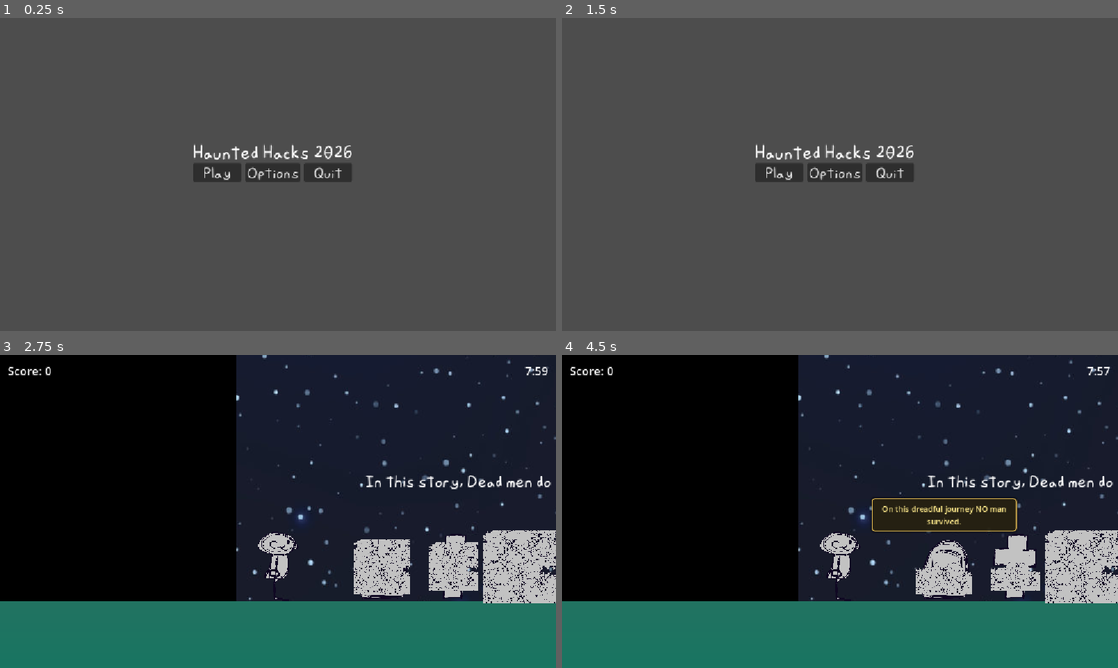
Above: before the commit, frames 1-4 (two rows, left to right).
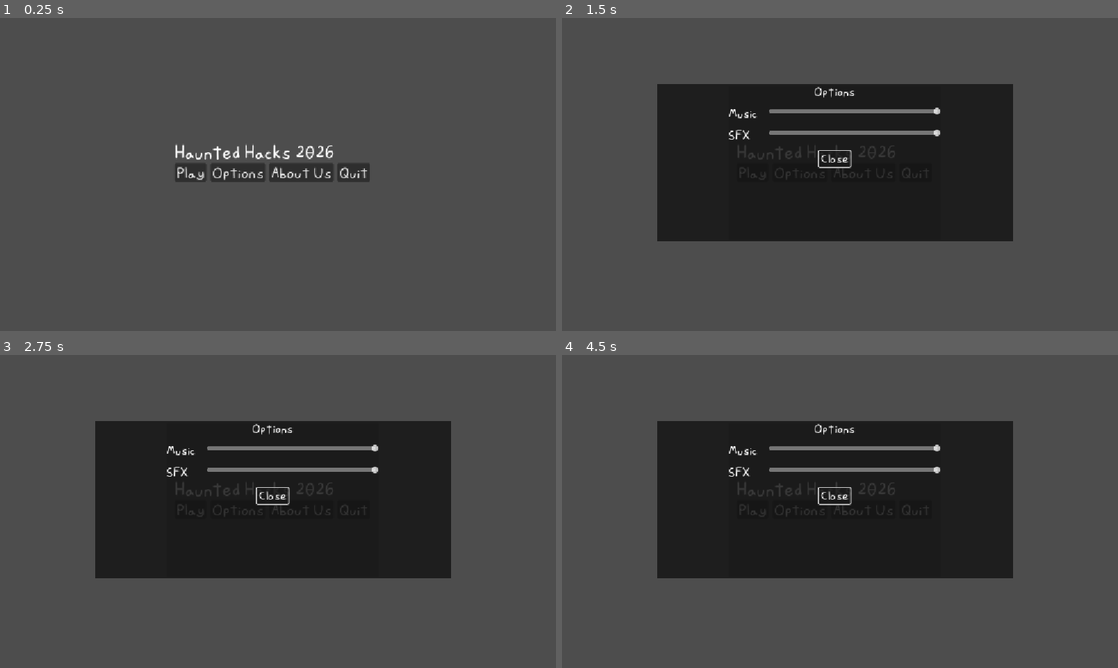
Above: after the commit, the same moments.

Repository: jlerman-wq/OCC-Hacks-2026
Game: Godot game, scene res://Scenes/MainMenu.tscn
Two runs of this game, one before a commit and one after it. Both use one fixed random seed, a clock stepped at 60 frames per second and the inputs below.
Inputs (mouse positions are in pixels of both pictures, inside the frame that each line leads up to):
- Up to frame 1 (0.25 s): no input
- Up to frame 2 (1.5 s): click "Options" at 0.5 s; click (862, 171) at 1.25 s, where only the run after the commit has a clickable "About Us"
- Up to frame 3 (2.75 s): click "Play" at 2 s
- Up to frame 4 (4.5 s): click (751, 508) at 2.75 s, where only the run after the commit has a clickable "Play"; drag from (945, 567) to (895, 442) at 3.52 s; drag from (1017, 567) to (812, 574) at 4.27 s

The runs differ from the first frame. In frame 1, 1.6% of the frame differs, in the area x 31-67%, y 40-53%; in frame 2, 31%; in frame 3, 84%; in frame 4, 84%, in the area x 0-100%, y 0-100%.

Commit message:
.75

Diff:
--- a/occ-hacks-project/Scenes/Levels/Level 4/room_4.tscn
+++ b/occ-hacks-project/Scenes/Levels/Level 4/room_4.tscn
@@ -239,8 +239,8 @@
 one_way_collision_margin = 10.0
 
 [node name="Transition_Trigger" parent="." unique_id=446455213 instance=ExtResource("2_a0xj3")]
-position = Vector2(2772, 440)
-target_scene = ExtResource("3_fclrv")
+position = Vector2(2703, 432)
+target_scene_path = "res://Scenes/The_End.tscn"
 
 [node name="Player" parent="." unique_id=764694766 instance=ExtResource("3_o24b0")]
 position = Vector2(111, 479)
--- a/occ-hacks-project/Scenes/MainMenu.tscn
+++ b/occ-hacks-project/Scenes/MainMenu.tscn
@@ -2,6 +2,8 @@
 
 [ext_resource type="Script" uid="uid://jygq7qbb7d4p" path="res://Scripts/menu.gd" id="1_tt5f1"]
 [ext_resource type="FontFile" uid="uid://dixj1vsepesu2" path="res://Assets/Font/Lilenthtype-Regular.ttf" id="2_853f1"]
+[ext_resource type="PackedScene" path="res://Scenes/UI/OptionsPanel.tscn" id="3_opts"]
+[ext_resource type="PackedScene" path="res://Scenes/UI/AboutPanel.tscn" id="4_about"]
 
 [sub_resource type="LabelSettings" id="LabelSettings_aqcu0"]
 font = ExtResource("2_853f1")
@@ -68,6 +70,16 @@
 [node name="Control2" type="Control" parent="HBoxContainer/VBoxContainer/HBoxContainer" unique_id=987463359]
 layout_mode = 2
 
+[node name="About_Button" type="Button" parent="HBoxContainer/VBoxContainer/HBoxContainer" unique_id=1234567890]
+unique_name_in_owner = true
+layout_mode = 2
+size_flags_horizontal = 3
+theme = SubResource("Theme_gla8d")
+text = "About Us"
+
+[node name="Control3" type="Control" parent="HBoxContainer/VBoxContainer/HBoxContainer" unique_id=987463360]
+layout_mode = 2
+
 [node name="Quit_Button" type="Button" parent="HBoxContainer/VBoxContainer/HBoxContainer" unique_id=365194383]
 unique_name_in_owner = true
 layout_mode = 2
@@ -75,6 +87,13 @@
 theme = SubResource("Theme_gla8d")
 text = "Quit"
 
+[node name="OptionsPanel" parent="." instance=ExtResource("3_opts")]
+layout_mode = 2
+
+[node name="AboutPanel" parent="." instance=ExtResource("4_about")]
+layout_mode = 2
+
 [connection signal="pressed" from="HBoxContainer/VBoxContainer/HBoxContainer/Play_Button" to="." method="_on_play_button_pressed"]
 [connection signal="pressed" from="HBoxContainer/VBoxContainer/HBoxContainer/Options_Button" to="." method="_on_options_button_pressed"]
+[connection signal="pressed" from="HBoxContainer/VBoxContainer/HBoxContainer/About_Button" to="." method="_on_about_button_pressed"]
 [connection signal="pressed" from="HBoxContainer/VBoxContainer/HBoxContainer/Quit_Button" to="." method="_on_quit_button_pressed"]
--- a/occ-hacks-project/Scenes/PauseMenu.tscn
+++ b/occ-hacks-project/Scenes/PauseMenu.tscn
@@ -1,6 +1,7 @@
 [gd_scene format=3 uid="uid://cj7qj4jyji0ij"]
 
 [ext_resource type="Script" uid="uid://chgvpu00n2gi2" path="res://Scripts/pause_menu.gd" id="1_lj4oq"]
+[ext_resource type="PackedScene" path="res://Scenes/UI/OptionsPanel.tscn" id="2_opts"]
 
 [node name="PauseMenu" type="CanvasLayer" unique_id=1823373594]
 process_mode = 2
@@ -56,6 +57,8 @@
 layout_mode = 2
 text = "Quit"
 
+[node name="OptionsPanel" parent="." instance=ExtResource("2_opts")]
+
 [connection signal="pressed" from="Control/VBoxContainer/Resume_Button" to="." method="_on_resume_button_pressed"]
 [connection signal="pressed" from="Control/VBoxContainer/Options_Button" to="." method="_on_options_button_pressed"]
 [connection signal="pressed" from="Control/VBoxContainer/Quit_Button" to="." method="_on_quit_button_pressed"]
--- /dev/null
+++ b/occ-hacks-project/Scenes/UI/AboutPanel.tscn
@@ -0,0 +1,72 @@
+[gd_scene format=3 uid="uid://bmmwui4tyvc2h"]
+
+[ext_resource type="Script" uid="uid://bpaxa2gf3lgvk" path="res://Scripts/about_panel.gd" id="1_about"]
+[ext_resource type="FontFile" uid="uid://dixj1vsepesu2" path="res://Assets/Font/Lilenthtype-Regular.ttf" id="2_about"]
+
+[sub_resource type="Theme" id="Theme_about"]
+default_font = ExtResource("2_about")
+default_font_size = 22
+
+[node name="AboutPanel" type="Control" unique_id=787549674]
+layout_mode = 3
+anchors_preset = 15
+anchor_right = 1.0
+anchor_bottom = 1.0
+grow_horizontal = 2
+grow_vertical = 2
+script = ExtResource("1_about")
+
+[node name="ColorRect" type="ColorRect" parent="." unique_id=252820276]
+layout_mode = 1
+anchors_preset = 15
+anchor_right = 1.0
+anchor_bottom = 1.0
+grow_horizontal = 2
+grow_vertical = 2
+color = Color(0, 0, 0, 0.6)
+
+[node name="PanelContainer" type="PanelContainer" parent="." unique_id=66054338]
+layout_mode = 1
+anchors_preset = 8
+anchor_left = 0.5
+anchor_top = 0.5
+anchor_right = 0.5
+anchor_bottom = 0.5
+offset_left = -260.0
+offset_top = -200.0
+offset_right = 260.0
+offset_bottom = 200.0
+grow_horizontal = 2
+grow_vertical = 2
+theme = SubResource("Theme_about")
+
+[node name="VBox" type="VBoxContainer" parent="PanelContainer" unique_id=1238615142]
+layout_mode = 2
+theme_override_constants/separation = 16
+
+[node name="TitleLabel" type="Label" parent="PanelContainer/VBox" unique_id=1174151537]
+layout_mode = 2
+text = "About Us"
+horizontal_alignment = 1
+
+[node name="BodyLabel" type="Label" parent="PanelContainer/VBox" unique_id=1437857124]
+layout_mode = 2
+text = "Haunted Hacks 2026
+Made at OCC Hackathon
+
+Team:
+Joshua Lerman
+Nico Zuniga
+Leif Kelly
+Mi Pham
+
+Tools:
+Godot 4
+Clip Studio Paint"
+horizontal_alignment = 1
+autowrap_mode = 3
+
+[node name="CloseButton" type="Button" parent="PanelContainer/VBox" unique_id=108460271]
+layout_mode = 2
+size_flags_horizontal = 4
+text = "Close"
--- /dev/null
+++ b/occ-hacks-project/Scenes/UI/OptionsPanel.tscn
@@ -0,0 +1,87 @@
+[gd_scene format=3 uid="uid://options_panel_001"]
+
+[ext_resource type="Script" path="res://Scripts/options_panel.gd" id="1_opts"]
+[ext_resource type="FontFile" uid="uid://dixj1vsepesu2" path="res://Assets/Font/Lilenthtype-Regular.ttf" id="2_opts"]
+
+[sub_resource type="Theme" id="Theme_opts"]
+default_font = ExtResource("2_opts")
+default_font_size = 24
+
+[node name="OptionsPanel" type="Control"]
+layout_mode = 3
+anchors_preset = 15
+anchor_right = 1.0
+anchor_bottom = 1.0
+grow_horizontal = 2
+grow_vertical = 2
+script = ExtResource("1_opts")
+
+[node name="ColorRect" type="ColorRect" parent="."]
+layout_mode = 1
+anchors_preset = 15
+anchor_right = 1.0
+anchor_bottom = 1.0
+grow_horizontal = 2
+grow_vertical = 2
+color = Color(0, 0, 0, 0.6)
+
+[node name="PanelContainer" type="PanelContainer" parent="."]
+layout_mode = 1
+anchors_preset = 8
+anchor_left = 0.5
+anchor_top = 0.5
+anchor_right = 0.5
+anchor_bottom = 0.5
+offset_left = -220.0
+offset_top = -160.0
+offset_right = 220.0
+offset_bottom = 160.0
+grow_horizontal = 2
+grow_vertical = 2
+theme = SubResource("Theme_opts")
+
+[node name="VBox" type="VBoxContainer" parent="PanelContainer"]
+layout_mode = 2
+theme_override_constants/separation = 20
+
+[node name="TitleLabel" type="Label" parent="PanelContainer/VBox"]
+layout_mode = 2
+text = "Options"
+horizontal_alignment = 1
+
+[node name="MusicRow" type="HBoxContainer" parent="PanelContainer/VBox"]
+layout_mode = 2
+
+[node name="MusicLabel" type="Label" parent="PanelContainer/VBox/MusicRow"]
+layout_mode = 2
+custom_minimum_size = Vector2(80, 0)
+text = "Music"
+
+[node name="MusicSlider" type="HSlider" parent="PanelContainer/VBox/MusicRow"]
+layout_mode = 2
+size_flags_horizontal = 3
+min_value = 0.0
+max_value = 1.0
+step = 0.01
+value = 1.0
+
+[node name="SFXRow" type="HBoxContainer" parent="PanelContainer/VBox"]
+layout_mode = 2
+
+[node name="SFXLabel" type="Label" parent="PanelContainer/VBox/SFXRow"]
+layout_mode = 2
+custom_minimum_size = Vector2(80, 0)
+text = "SFX"
+
+[node name="SFXSlider" type="HSlider" parent="PanelContainer/VBox/SFXRow"]
+layout_mode = 2
+size_flags_horizontal = 3
+min_value = 0.0
+max_value = 1.0
+step = 0.01
+value = 1.0
+
+[node name="CloseButton" type="Button" parent="PanelContainer/VBox"]
+layout_mode = 2
+size_flags_horizontal = 4
+text = "Close"
--- /dev/null
+++ b/occ-hacks-project/Scripts/about_panel.gd
@@ -0,0 +1,12 @@
+extends Control
+
+@onready var close_button: Button = $PanelContainer/VBox/CloseButton
+
+func _ready() -> void:
+	close_button.pressed.connect(SFX.play_click)
+	close_button.pressed.connect(hide)
+	hide()
+
+func show_panel() -> void:
+	show()
+	close_button.grab_focus()
--- a/occ-hacks-project/Scripts/game_manager.gd
+++ b/occ-hacks-project/Scripts/game_manager.gd
@@ -61,4 +61,5 @@
 		_finished = true
 		_running  = false
 		game_won.emit(int(score))
+		SFX.play_out_of_time()
 		SceneTransition.change_scene("res://Scenes/The_End.tscn")
--- a/occ-hacks-project/Scripts/menu.gd
+++ b/occ-hacks-project/Scripts/menu.gd
@@ -1,13 +1,29 @@
 extends Control
 
 const LEVEL_1 := "res://Scenes/Levels/Level 1/Level_1.tscn"
+
+@onready var options_panel : Control = $OptionsPanel
+@onready var about_panel   : Control = $AboutPanel
+
+func _ready() -> void:
+	MusicManager.play("menu")
+	_connect_buttons(self)
+
+func _connect_buttons(node: Node) -> void:
+	for child in node.get_children():
+		if child is Button:
+			child.pressed.connect(SFX.play_click)
+		_connect_buttons(child)
 
 func _on_play_button_pressed() -> void:
 	GameManager.start_timer()
 	get_tree().change_scene_to_file(LEVEL_1)
 
 func _on_options_button_pressed() -> void:
-	pass
+	options_panel.show_panel()
+
+func _on_about_button_pressed() -> void:
+	about_panel.show_panel()
 
 func _on_quit_button_pressed() -> void:
 	get_tree().quit()
--- /dev/null
+++ b/occ-hacks-project/Scripts/music_manager.gd
@@ -0,0 +1,35 @@
+extends Node
+## MusicManager — autoload singleton for background music.
+## Register in Project Settings > Autoload as "MusicManager".
+
+const TRACKS := {
+	"menu":   "res://Assets/Music/Menu.wav",
+	"level1": "res://Assets/Music/Level 1.wav",
+	"level2": "res://Assets/Music/Level 2.wav",
+	"level3": "res://Assets/Music/Level 3.wav",
+}
+
+var _player      : AudioStreamPlayer
+var _current_key : String = ""
+
+func _ready() -> void:
+	_player              = AudioStreamPlayer.new()
+	_player.bus          = "Music"
+	_player.process_mode = Node.PROCESS_MODE_ALWAYS
+	_player.volume_db    = 0.0
+	add_child(_player)
+
+func play(track_key: String) -> void:
+	if track_key == _current_key and _player.playing:
+		return
+	var path: String = TRACKS.get(track_key, "")
+	if path == "":
+		push_warning("MusicManager: unknown track key '%s'" % track_key)
+		return
+	_current_key = track_key
+	_player.stream = load(path)
+	_player.play()
+
+func stop() -> void:
+	_current_key = ""
+	_player.stop()
--- /dev/null
+++ b/occ-hacks-project/Scripts/options_panel.gd
@@ -0,0 +1,76 @@
+extends Control
+## OptionsPanel — reusable options overlay with Music and SFX volume sliders.
+## Instance this scene inside MainMenu and PauseMenu, hidden by default.
+## Call show_panel() / hide_panel() from the parent script.
+
+const SETTINGS_PATH := "user://settings.cfg"
+const MUSIC_BUS     := "Music"
+const SFX_BUS       := "SFX"
+
+@onready var music_slider : HSlider = $PanelContainer/VBox/MusicRow/MusicSlider
+@onready var sfx_slider   : HSlider = $PanelContainer/VBox/SFXRow/SFXSlider
+@onready var close_button : Button  = $PanelContainer/VBox/CloseButton
+
+func _ready() -> void:
+	_ensure_buses()
+	_load_settings()
+	music_slider.value_changed.connect(_on_music_changed)
+	sfx_slider.value_changed.connect(_on_sfx_changed)
+	close_button.pressed.connect(SFX.play_click)
+	close_button.pressed.connect(hide_panel)
+	hide()
+
+func show_panel() -> void:
+	show()
+	close_button.grab_focus()
+
+func hide_panel() -> void:
+	hide()
+
+func _ensure_buses() -> void:
+	# Create Music and SFX buses if they don't exist yet
+	if AudioServer.get_bus_index(MUSIC_BUS) == -1:
+		AudioServer.add_bus()
+		AudioServer.set_bus_name(AudioServer.bus_count - 1, MUSIC_BUS)
+		AudioServer.set_bus_send(AudioServer.bus_count - 1, "Master")
+	if AudioServer.get_bus_index(SFX_BUS) == -1:
+		AudioServer.add_bus()
+		AudioServer.set_bus_name(AudioServer.bus_count - 1, SFX_BUS)
+		AudioServer.set_bus_send(AudioServer.bus_count - 1, "Master")
+
+func _load_settings() -> void:
+	var cfg := ConfigFile.new()
+	if cfg.load(SETTINGS_PATH) == OK:
+		music_slider.value = cfg.get_value("audio", "music_volume", 1.0)
+		sfx_slider.value   = cfg.get_value("audio", "sfx_volume",   1.0)
+	else:
+		music_slider.value = 1.0
+		sfx_slider.value   = 1.0
+	_apply_music(music_slider.value)
+	_apply_sfx(sfx_slider.value)
+
+func _save_settings() -> void:
+	var cfg := ConfigFile.new()
+	cfg.set_value("audio", "music_volume", music_slider.value)
+	cfg.set_value("audio", "sfx_volume",   sfx_slider.value)
+	cfg.save(SETTINGS_PATH)
+
+func _on_music_changed(value: float) -> void:
+	_apply_music(value)
+	_save_settings()
+
+func _on_sfx_changed(value: float) -> void:
+	_apply_sfx(value)
+	_save_settings()
+
+func _apply_music(value: float) -> void:
+	var bus := AudioServer.get_bus_index(MUSIC_BUS)
+	if bus != -1:
+		AudioServer.set_bus_volume_db(bus, linear_to_db(value))
+		AudioServer.set_bus_mute(bus, value == 0.0)
+
+func _apply_sfx(value: float) -> void:
+	var bus := AudioServer.get_bus_index(SFX_BUS)
+	if bus != -1:
+		AudioServer.set_bus_volume_db(bus, linear_to_db(value))
+		AudioServer.set_bus_mute(bus, value == 0.0)
--- a/occ-hacks-project/Scripts/pause_menu.gd
+++ b/occ-hacks-project/Scripts/pause_menu.gd
@@ -1,17 +1,19 @@
 extends CanvasLayer
 
-@onready var resume_button: Button = $Control/VBoxContainer/Resume_Button
-@onready var options_button: Button = $Control/VBoxContainer/Options_Button
-@onready var quit_button: Button = $Control/VBoxContainer/Quit_Button
+@onready var resume_button  : Button  = $Control/VBoxContainer/Resume_Button
+@onready var options_button : Button  = $Control/VBoxContainer/Options_Button
+@onready var quit_button    : Button  = $Control/VBoxContainer/Quit_Button
+@onready var control        : Control = $Control
+@onready var options_panel  : Control = $OptionsPanel
 
-@onready var control: Control = $Control
-
-# Called when the node enters the scene tree for the first time.
 func _ready() -> void:
-	# Keep the CanvasLayer itself visible, but hide the internal control container
 	visible = true
 	control.hide()
 	process_mode = Node.PROCESS_MODE_ALWAYS
+
+	resume_button.pressed.connect(SFX.play_click)
+	options_button.pressed.connect(SFX.play_click)
+	quit_button.pressed.connect(SFX.play_click)
 
 func _process(_delta: float) -> void:
 	if Input.is_action_just_pressed("Menu"):
@@ -27,21 +29,16 @@
 
 	var is_paused: bool = not get_tree().paused
 	get_tree().paused = is_paused
-
-	# Toggle the internal control node instead of the CanvasLayer
 	control.visible = is_paused
 
 	if is_paused:
-		# Focus on the first button for keyboard navigation (deferred to avoid focus errors)
 		resume_button.call_deferred("grab_focus")
 
 func _on_resume_button_pressed() -> void:
 	toggle_pause()
 
-
 func _on_options_button_pressed() -> void:
-	print("Open Options Sub-menu")
-
+	options_panel.show_panel()
 
 func _on_quit_button_pressed() -> void:
 	get_tree().quit()
--- a/occ-hacks-project/Scripts/player.gd
+++ b/occ-hacks-project/Scripts/player.gd
@@ -5,58 +5,91 @@
 const SPEED = 800.0
 const JUMP_VELOCITY = -400.0
 
+const _FOOTSTEP_PATH := "res://Assets/SFX/Footstep.wav"
+const _JUMP_PATH     := "res://Assets/SFX/Jump.wav"
+const _LANDING_PATH  := "res://Assets/SFX/Landing.wav"
+
+# How many seconds between each footstep sound
+const FOOTSTEP_INTERVAL : float = 0.32
+
 # Animation Facing
-var current_facing = 1;
-var is_transitioning = false;
+var current_facing = 1
+var is_transitioning = false
+
+# Sound state
+var _was_on_floor    : bool  = false
+var _footstep_timer  : float = 0.0
+
+var _footstep_player : AudioStreamPlayer
+var _jump_player     : AudioStreamPlayer
+var _landing_player  : AudioStreamPlayer
 
 func _ready() -> void:
-	# Start the initial animation
 	sprite.play("Move_Right_Animation")
 	sprite.animation_finished.connect(_on_animation_finished)
+
+	_footstep_player = _make_player(_FOOTSTEP_PATH)
+	_jump_player     = _make_player(_JUMP_PATH)
+	_landing_player  = _make_player(_LANDING_PATH)
+
+func _make_player(path: String) -> AudioStreamPlayer:
+	var p := AudioStreamPlayer.new()
+	p.stream = load(path)
+	add_child(p)
+	return p
 
 func _physics_process(delta: float) -> void:
 	if Input.is_action_just_pressed("Menu"):
 		PauseMenu.toggle_pause()
 
-	# Add the gravity.
-	if not is_on_floor():
+	var on_floor_now := is_on_floor()
+
+	# Gravity
+	if not on_floor_now:
 		velocity += get_gravity() * delta
 
-	# Handle jump.
-	if Input.is_action_just_pressed("Jump") and is_on_floor():
+	# Jump
+	if Input.is_action_just_pressed("Jump") and on_floor_now:
 		velocity.y = JUMP_VELOCITY
+		_jump_player.play()
 
-	# Get the input direction and handle the movement/deceleration.
+	# Movement
 	var direction := Input.get_axis("Move_Left", "Move_Right")
 	if direction:
 		velocity.x = direction * SPEED
-
-		# check for player direction for animation
 		if direction < 0 and current_facing == 1:
 			trigger_direction_change(-1)
 		elif direction > 0 and current_facing == -1:
 			trigger_direction_change(1)
-
 	else:
 		velocity.x = move_toward(velocity.x, 0, SPEED)
 
 	move_and_slide()
 
+	# Landing detection — floor contact just became true
+	if on_floor_now and not _was_on_floor:
+		_landing_player.play()
+		_footstep_timer = FOOTSTEP_INTERVAL  # slight delay before first step
 
+	# Footstep: only while moving on the floor
+	if on_floor_now and absf(velocity.x) > 10.0:
+		_footstep_timer -= delta
+		if _footstep_timer <= 0.0:
+			_footstep_player.play()
+			_footstep_timer = FOOTSTEP_INTERVAL
+	else:
+		_footstep_timer = 0.0
 
-
+	_was_on_floor = on_floor_now
 
 func trigger_direction_change(new_direction):
-	current_facing = new_direction;
-	is_transitioning = true;
-
-	# Play Animation
+	current_facing = new_direction
+	is_transitioning = true
 	sprite.play("Turn_Transition_Animation")
 
 func _on_animation_finished():
-	# once the animation ends, switch to final direction.
 	if sprite.animation == "Turn_Transition_Animation":
-		is_transitioning = false;
+		is_transitioning = false
 		if current_facing == -1:
 			sprite.play("Move_Left_Animation")
 		else:
--- a/occ-hacks-project/Scripts/scene_transition.gd
+++ b/occ-hacks-project/Scripts/scene_transition.gd
@@ -13,6 +13,14 @@
 	"res://Scenes/MainMenu.tscn",
 	"res://Scenes/The_End.tscn",
 ]
+
+# Maps scene file path → music track key for MusicManager
+const SCENE_MUSIC: Dictionary = {
+	"res://Scenes/MainMenu.tscn":                          "menu",
+	"res://Scenes/Levels/Level 1/Level_1.tscn":            "level1",
+	"res://Scenes/Levels/Level 2/Level_2.tscn":            "level2",
+	"res://Scenes/Levels/Level 3/room_3_fixed.tscn":       "level3",
+}
 
 var _rect: ColorRect
 var _hud: CanvasLayer
@@ -56,6 +64,13 @@
 		_ensure_hud()
 	if _hud != null:
 		_hud.visible = path not in HUD_HIDDEN_SCENES
+	_update_music(path)
+
+func _update_music(path: String) -> void:
+	if path in SCENE_MUSIC:
+		MusicManager.play(SCENE_MUSIC[path])
+	elif path == "res://Scenes/The_End.tscn":
+		MusicManager.stop()
 
 func change_scene(path: String) -> void:
 	if _is_transitioning:
--- /dev/null
+++ b/occ-hacks-project/Scripts/sfx.gd
@@ -0,0 +1,27 @@
+extends Node
+## SFX — autoload singleton for one-shot sound effects.
+## Register in Project Settings > Autoload as "SFX".
+
+const _CLICK_PATH     := "res://Assets/SFX/Button Click.wav"
+const _OUT_TIME_PATH  := "res://Assets/SFX/Out Of Time.wav"
+
+var _click_player    : AudioStreamPlayer
+var _out_time_player : AudioStreamPlayer
+
+func _ready() -> void:
+	_click_player    = _make_player(_CLICK_PATH,    "SFX")
+	_out_time_player = _make_player(_OUT_TIME_PATH, "SFX")
+
+func _make_player(path: String, bus: String) -> AudioStreamPlayer:
+	var p := AudioStreamPlayer.new()
+	p.stream = load(path)
+	p.bus = bus
+	p.process_mode = Node.PROCESS_MODE_ALWAYS
+	add_child(p)
+	return p
+
+func play_click() -> void:
+	_click_player.play()
+
+func play_out_of_time() -> void:
+	_out_time_player.play()
--- a/occ-hacks-project/Scripts/the_end.gd
+++ b/occ-hacks-project/Scripts/the_end.gd
@@ -20,7 +20,9 @@
 
 	_build_leaderboard()
 
+	submit_button.pressed.connect(SFX.play_click)
 	submit_button.pressed.connect(_on_submit)
+	play_again_btn.pressed.connect(SFX.play_click)
 	play_again_btn.pressed.connect(_on_play_again)
 
 func _build_leaderboard() -> void:
--- a/occ-hacks-project/project.godot
+++ b/occ-hacks-project/project.godot
@@ -16,6 +16,8 @@
 
 [autoload]
 
+SFX="*uid://dwu4pqvdytu56"
+MusicManager="*uid://dkj6f00mvbitf"
 PauseMenu="*uid://cj7qj4jyji0ij"
 SceneTransition="*uid://dn401345o8hwv"
 _mcp_game_helper="*res://addons/godot_ai/runtime/game_helper.gd"
--- a/occ-hacks-project/room_3_fixed.tscn
+++ b/occ-hacks-project/room_3_fixed.tscn
@@ -206,6 +206,7 @@
 texture = SubResource("GradientTexture2D_su4n1")
 
 [node name="BookPopup" parent="." unique_id=1409815298 groups=["book_popup"] instance=ExtResource("7_1mld3")]
+visible = false
 
 [node name="Book1" parent="." unique_id=1304004500 instance=ExtResource("7_pwk7h")]
 position = Vector2(279, 583)
@@ -224,6 +225,7 @@
 texture = ExtResource("7_fo3g4")
 
 [node name="BookPopup2" parent="." unique_id=1620801905 instance=ExtResource("12_8mo5q")]
+visible = false
 
 [node name="Book2" type="Sprite2D" parent="." unique_id=1155656020]
 visible = false
Not shown, changed: occ-hacks-project/Assets/Music/Level 1.wav.import
Not shown, changed: occ-hacks-project/Assets/Music/Level 2.wav.import
Not shown, changed: occ-hacks-project/Assets/Music/Level 3.wav.import
Not shown, changed: occ-hacks-project/Assets/Music/Menu.wav.import
Not shown, added: occ-hacks-project/Scripts/about_panel.gd.uid
Not shown, added: occ-hacks-project/Scripts/music_manager.gd.uid
Not shown, added: occ-hacks-project/Scripts/options_panel.gd.uid
Not shown, added: occ-hacks-project/Scripts/sfx.gd.uid
Not shown: 2 places in occ-hacks-project/room_3_fixed.tscn that only renumber resources
